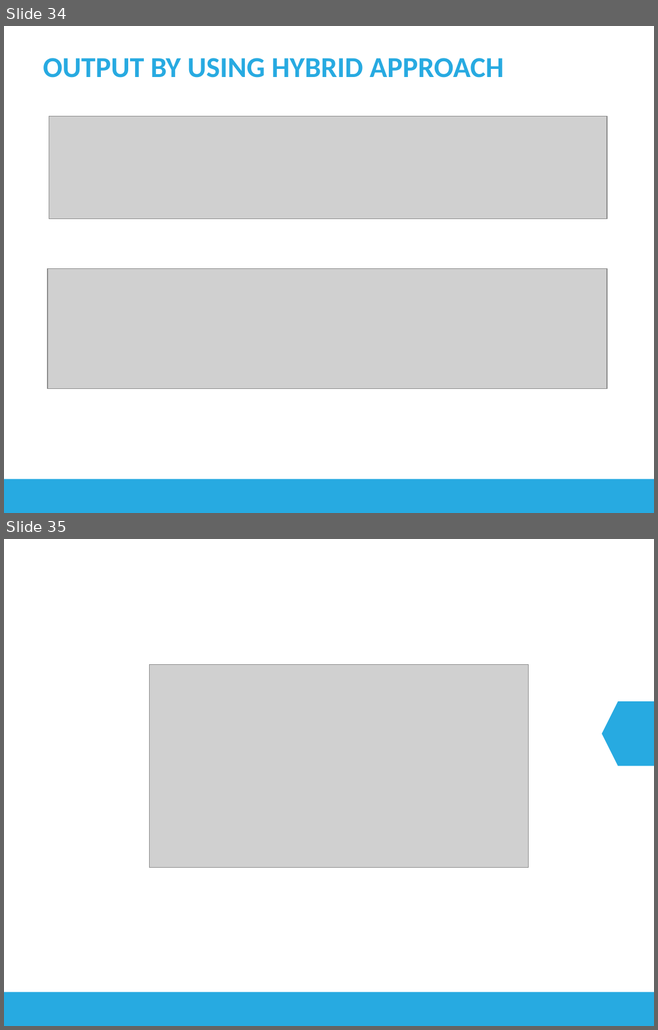
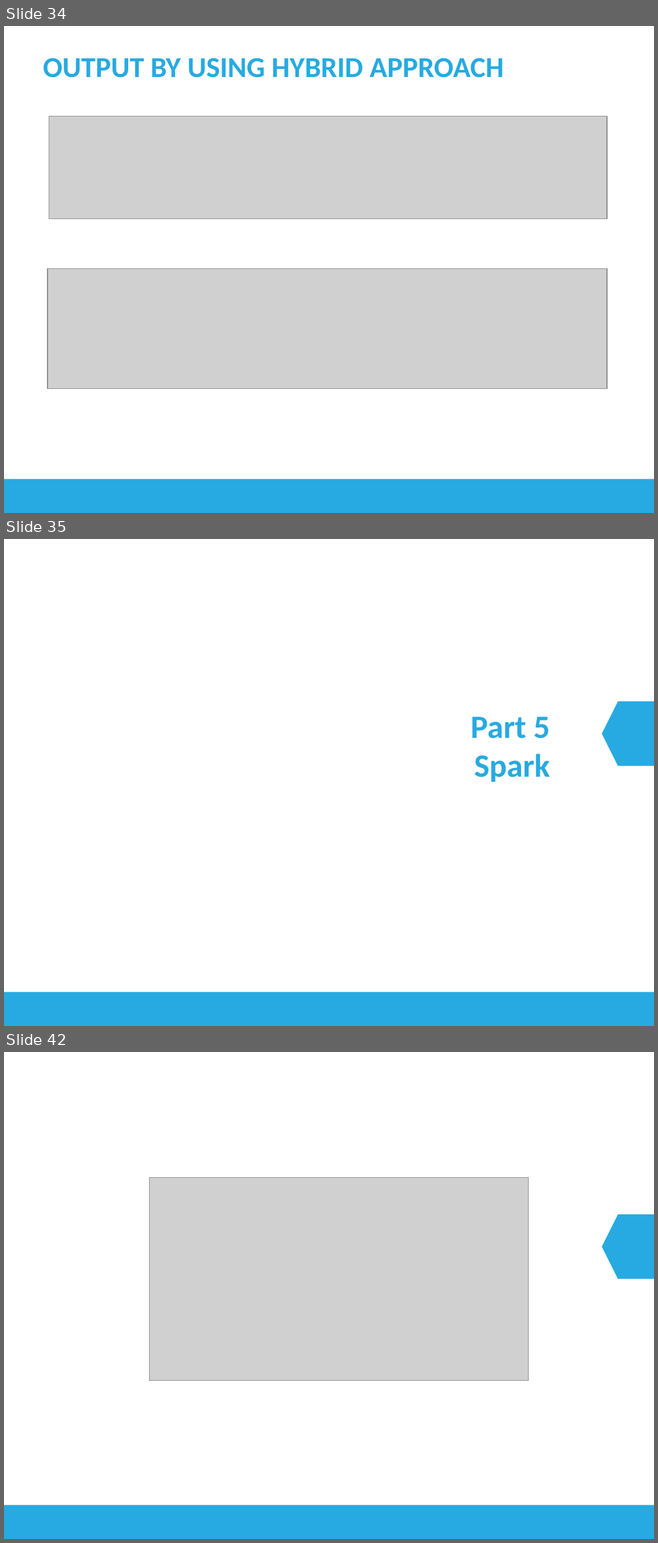
Before and after one commit to longhuynh/BigData, a slide deck: docs/Presentation.pptx. Shown one above the other, each under a label of ours: slides 34 and 35 before the commit, slides 34, 35 and 42 after it; the slides between them are not shown. The pictures are 658x1030 and 658x1543 pixels, drawn with LibreOffice and Linux fonts; fonts in the diff are those of the drawing; grey boxes stand for pictures. Boxes give left, top, right and bottom in pixels: in the first picture for what was removed or moved away, otherwise in the second. Text is boxed around its words. In the diff, an @@ line names an element or a change of style, - is before the commit and + after.

```diff
--- a/docs/Presentation.pptx
+++ b/docs/Presentation.pptx
@@ slide 35 added at <box>4,539,654,1026</box>, background #FFFFFF; not listed: 2 template elements that a slide beside it also shows @@
@@ title added at <box>470,716,550,782</box>, 36 pt, text #27AAE1, bold @@
+Part 5
+Spark
@@ what was slide 35 is now slide 42 @@
```
Also in this commit, not shown: 1 slide changed, 6 other slides added.
